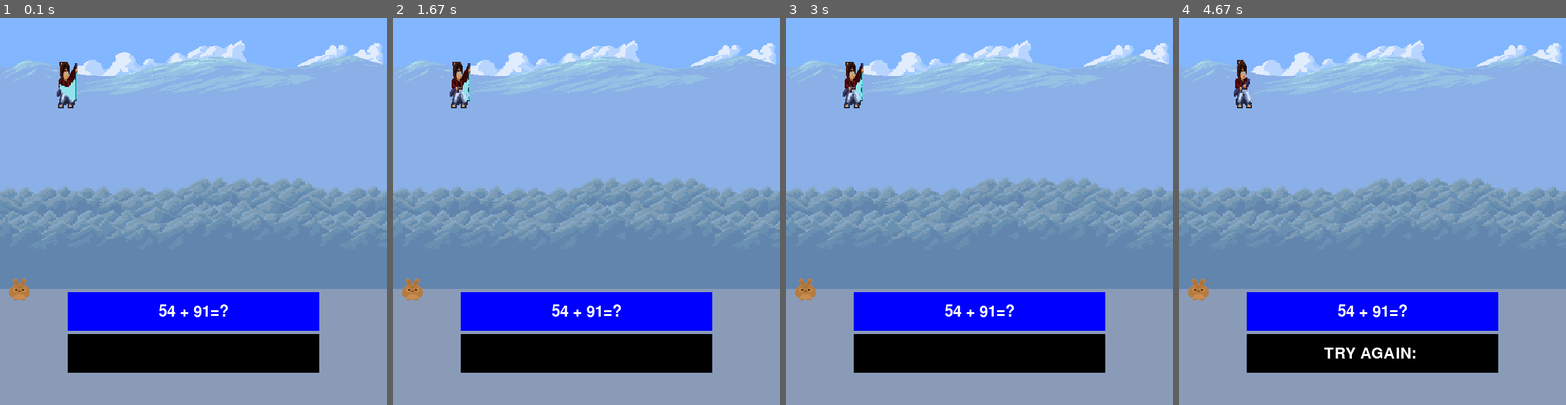
Above: before the commit, frames 1-4 (left to right).
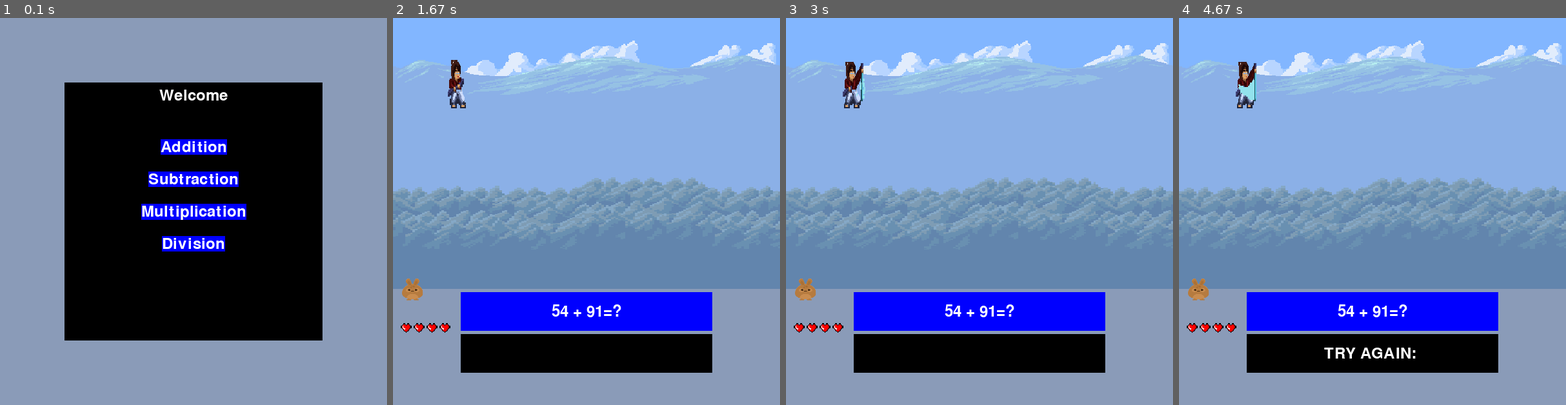
Above: after the commit, the same moments.

Repository: calmcoconut/pygame-math-fun
Game: pygame game, started from main.py
The game is run twice, just before and just after one commit, with the same random seed, the same clock (stepped at 60 frames per second) and the same inputs.
Inputs (mouse positions are in pixels of both pictures, inside the frame that each line leads up to):
- Up to frame 1 (0.1 s): no input
- Up to frame 2 (1.67 s): click (586, 211) at 0.38 s; tap Enter at 0.67 s; press the mouse at (586, 211) at 1.03 s; move the mouse to (609, 203) at 1.13 s; release the mouse at (632, 199) at 1.27 s
- Up to frame 3 (3 s): tap Esc at 2.43 s; click (983, 354) at 2.82 s
- Up to frame 4 (4.67 s): tap Enter at 3.65, 3.98 s

The runs differ from the first frame. In frame 1, 82% of the frame differs, in the area x 0-100%, y 0-92%; in frame 2, 0.6%; in frame 3, 0.3%; in frame 4, 0.6%.

Commit message:
corrected tabs

Diff:
--- a/main.py
+++ b/main.py
@@ -53,6 +53,16 @@
     textRect = textObj.get_rect()
     textRect.center = centerCoordsTuple
     surface.blit(textObj, textRect)
+
+
+def drawButton(text, fontObj, surface, centerCoordsTuple, textColor=None, textBgColor=None):
+    if textColor is None:
+        textColor = TEXTCOLOR
+    textObj = fontObj.render(text, True, textColor, textBgColor)
+    textRect = textObj.get_rect()
+    textRect.center = centerCoordsTuple
+    surface.blit(textObj, textRect)
+    return textRect
 
 
 def drawSimpleUI(surface):
@@ -145,51 +155,103 @@
     currentQuestion = math_maker.addition()
 
 
-# def animate_player(index):
-#     global windowSurface, animation_index
-#     if animation_index > 1:
-#         animation_index = 0
-#     ss = Spritesheet(getImagePath('samurai.png'))
-#     strip = [ss.get_sprite(0, 0, 128, 64),
-#              ss.get_sprite(128, 0, 128, 64)
-#              ]
-#     animation_index = (animation_index + 1) % len(strip)
-#     windowSurface.blit(strip[animation_index], (100, 100))
+def draw_health_bar(surf, pos, number):
+    heart = pygame.image.load(getImagePath("health_heart.png"))
+    heart = pygame.transform.scale(heart, (20,20))
+    offset = 20
+    for i in range(number):
+        surf.blit(heart, pos)
+        pos = (pos[0]+offset, pos[1])
+
 
 sprites = pygame.sprite.Group(Player((100, 100)))
 
 
-# def runGame():
-#     global input_active
+def runGame():
+    global input_active
+    while True:
+        isCorrect = False
+        for event in pygame.event.get():
+            checkTermination(event)
+            if event.type == KEYDOWN:
+                if event.key == K_RETURN:
+                    handleAnswer()
+            if input_active and event.type == KEYDOWN:
+                handleTextInput(event)
+            if event.type == KEYUP:
+                if event.key == K_ESCAPE and input_active:
+                    input_active = not input_active
+            if event.type == pygame.MOUSEBUTTONUP:
+                if not input_active and UI_ANSWER_RECT.collidepoint(event.pos):
+                    input_active = not input_active
+            if event.type == USER_ENTERED_ANSWER:
+                isCorrect = handleAnswerEntered()
+            if isCorrect:
+                generateNewQuestion()
+
+        drawBackground()
+        windowSurface.blit(PLAYER_IMAGES['rabbit'], playerRect)
+        drawSimpleUI(windowSurface)
+
+        sprites.draw(windowSurface)
+        sprites.update()
+        drawQuestion(windowSurface, currentQuestion[1])
+        drawText(userInput, font, windowSurface, UI_ANSWER_RECT.center)
+        draw_health_bar(windowSurface,(10, UI_START + 50), 4)
+        refreshScreen()
+
+
+add_but_color = sub_but_color = mult_but_color = div_but_color = BLUE
 while True:
-    isCorrect = False
+    windowSurface.fill(BACKGROUND)
+    mainRect = windowSurface.get_rect()
+    menuRect = pygame.Rect(mainRect.left + 100, mainRect.top + 100, int(mainRect.width * 2 / 3),
+                           int(mainRect.height * 2 / 3))
+    pygame.draw.rect(windowSurface, BLACK, menuRect)
+    drawText("Welcome", font, windowSurface, (mainRect.midtop[0], int(WINDOWHEIGHT * 1 / 5)))
+
+    optionsStart_x = menuRect.midtop[0]
+    optionsStart_y = menuRect.midtop[1] + 100
+    add_rect = drawButton("Addition", font, windowSurface, (optionsStart_x, optionsStart_y), textBgColor=add_but_color)
+    sub_rect = drawButton("Subtraction", font, windowSurface, (optionsStart_x, optionsStart_y + 50),
+                          textBgColor=sub_but_color)
+    mult_rect = drawButton("Multiplication", font, windowSurface, (optionsStart_x, optionsStart_y + 100),
+                           textBgColor=mult_but_color)
+    div_rect = drawButton("Division", font, windowSurface, (optionsStart_x, optionsStart_y + 150),
+                          textBgColor=div_but_color)
+
     for event in pygame.event.get():
         checkTermination(event)
-        if event.type == KEYDOWN:
-            if event.key == K_RETURN:
-                handleAnswer()
-        if input_active and event.type == KEYDOWN:
-            handleTextInput(event)
-        if event.type == KEYUP:
-            if event.key == K_ESCAPE and input_active:
-                input_active = not input_active
+        if event.type == pygame.MOUSEMOTION:
+            if add_rect.collidepoint(event.pos):
+                add_but_color = STEELBLUE
+            else:
+                add_but_color = BLUE
+            if sub_rect.collidepoint(event.pos):
+                sub_but_color = STEELBLUE
+            else:
+                sub_but_color = BLUE
+            if mult_rect.collidepoint(event.pos):
+                mult_but_color = STEELBLUE
+            else:
+                mult_but_color = BLUE
+            if div_rect.collidepoint(event.pos):
+                div_but_color = STEELBLUE
+            else:
+                div_but_color = BLUE
+
         if event.type == pygame.MOUSEBUTTONUP:
-            if not input_active and UI_ANSWER_RECT.collidepoint(event.pos):
-                input_active = not input_active
-        if event.type == USER_ENTERED_ANSWER:
-            isCorrect = handleAnswerEntered()
-        if isCorrect:
-            generateNewQuestion()
-
-    drawBackground()
-    windowSurface.blit(PLAYER_IMAGES['rabbit'], playerRect)
-    drawSimpleUI(windowSurface)
-
-    sprites.draw(windowSurface)
-    sprites.update()
-    drawQuestion(windowSurface, currentQuestion[1])
-    drawText(userInput, font, windowSurface, UI_ANSWER_RECT.center)
+            if add_rect.collidepoint(event.pos):
+                setting = "add"
+                runGame()
+            elif sub_rect.collidepoint(event.pos):
+                setting = "sub"
+                runGame()
+            elif mult_rect.collidepoint(event.pos):
+                setting = "sub"
+                runGame()
+            elif div_rect.collidepoint(event.pos):
+                setting = "sub"
+                runGame()
+
     refreshScreen()
-
-
-# runGame()
Binary file added: img/health_heart.png
